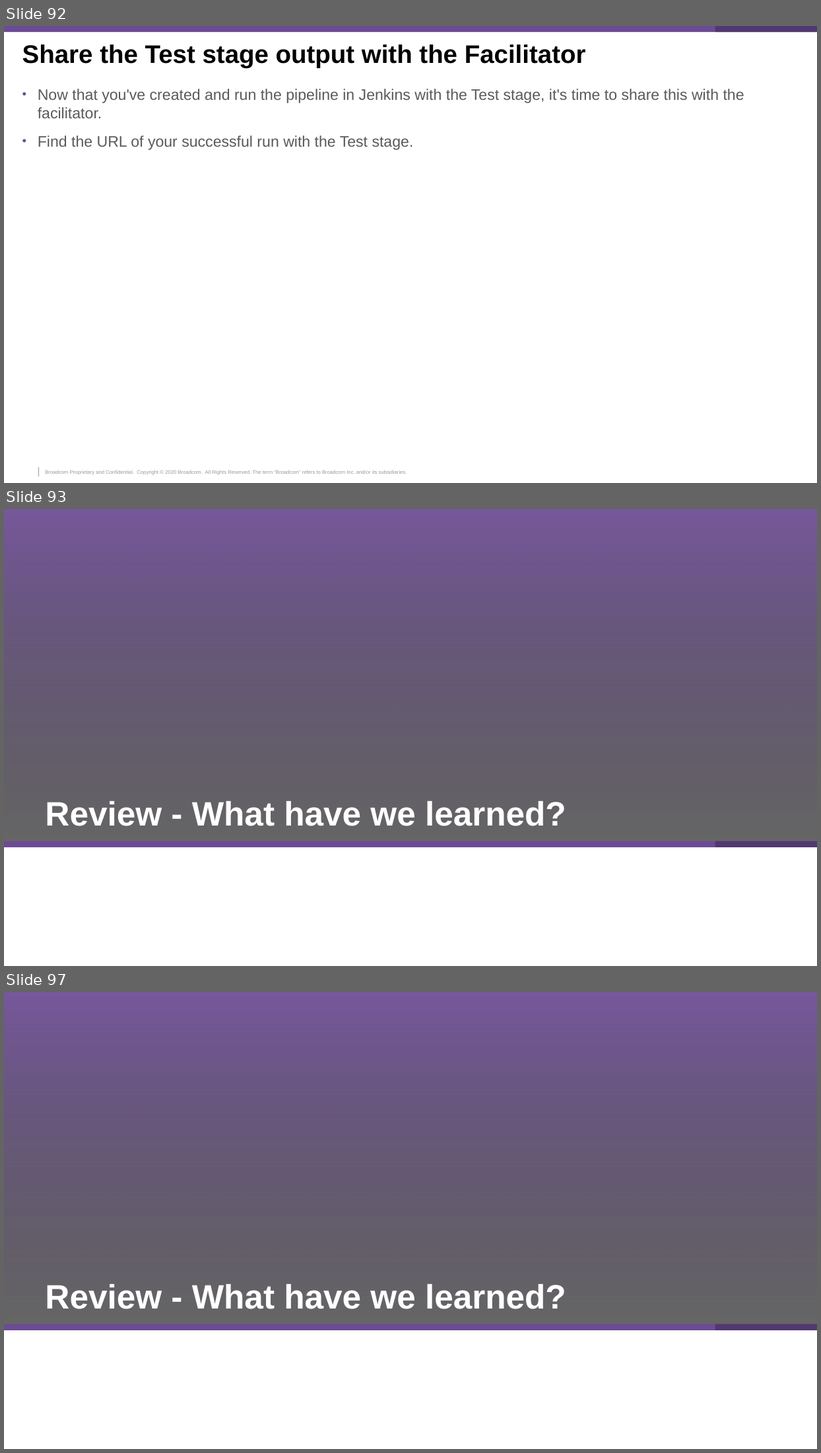
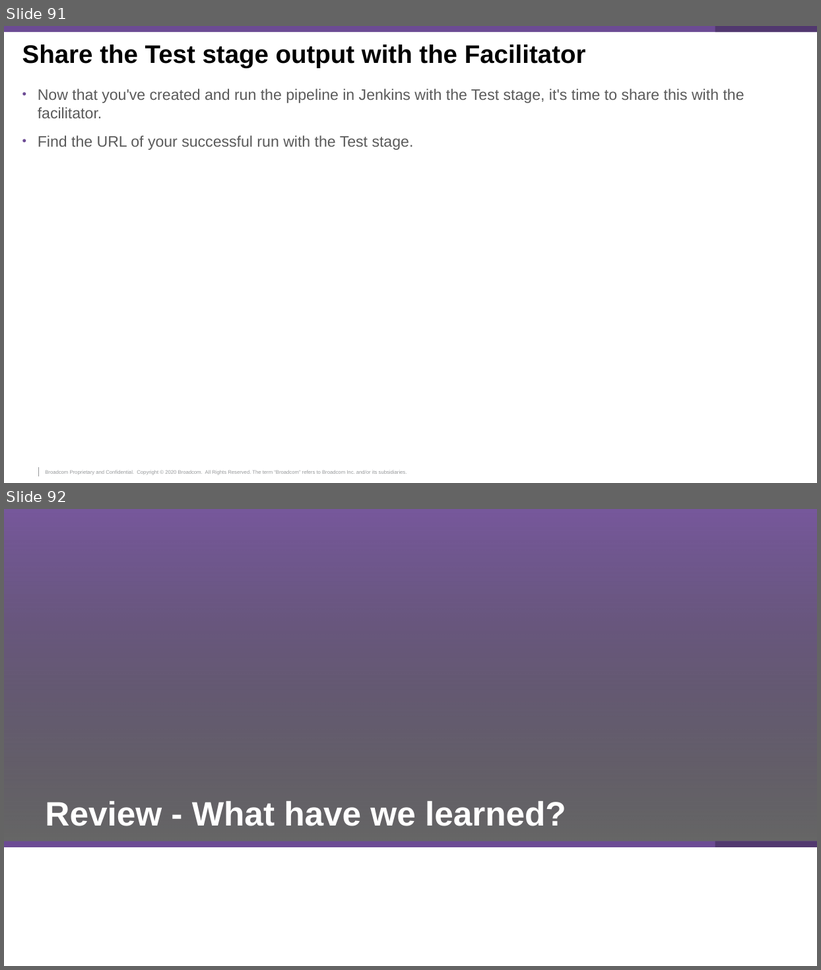
Before and after one commit to McQuitty-Broadcom/Zowe-DevOps-Example, a slide deck: .workshop/DevOps-Workshop.pptx. Shown one above the other, each under a label of ours: slides 92, 93 and 97 before the commit, slides 91 and 92 after it; the slides between them are not shown. The pictures are 821x1453 and 821x970 pixels, drawn with LibreOffice and Linux fonts; fonts in the diff are those of the drawing; background and template pictures are left out. Boxes give left, top, right and bottom in pixels: in the first picture for what was removed or moved away, otherwise in the second. Text is boxed around its words. In the diff, an @@ line names an element or a change of style, - is before the commit and + after.

```diff
--- a/.workshop/DevOps-Workshop.pptx
+++ b/.workshop/DevOps-Workshop.pptx
@@ slide 93 removed at box(4, 509, 817, 966), background #FFFFFF; not listed: 3 template elements that a slide beside it also shows @@
@@ title removed at box(45, 801, 566, 826) @@
-Review - What have we learned?
@@ what was slide 92 is now slide 91 @@
@@ what was slide 97 is now slide 92 @@
```
Also in this commit, not shown: 5 slides changed, 4 other slides removed, 1 other file.
